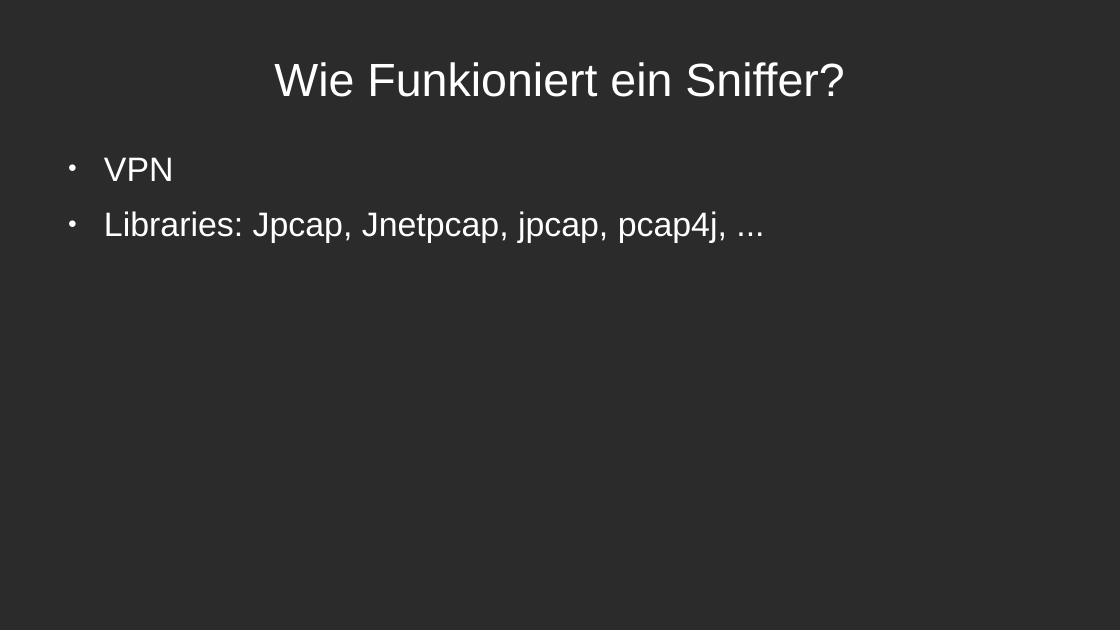
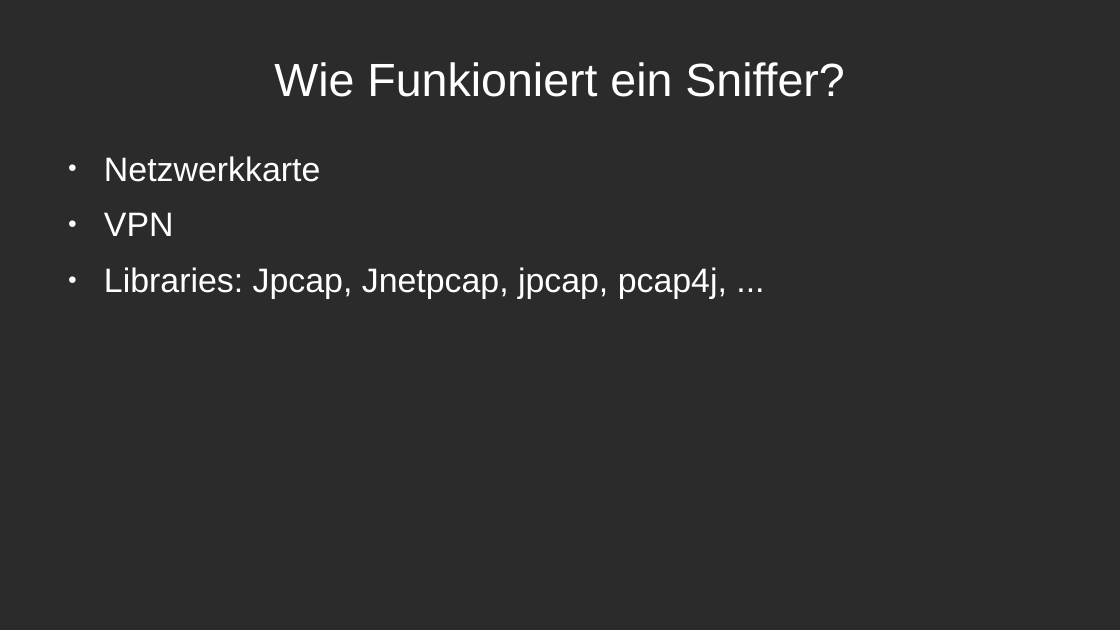
Before and after one commit to grigorypavlov/networkSniffer, a slide deck: slide 5 of presentation.odp. Drawn at 1120x630 pixels with LibreOffice and Linux fonts; fonts in the diff are those of the drawing; background and template pictures are left out; a plain dark background stands for a picture behind light text. Boxes give left, top, right and bottom in pixels: in the first picture for what was removed or moved away, otherwise in the second. Text is boxed around its words. In the diff, an @@ line names an element or a change of style, - is before the commit and + after.

Commit message:
Worked on presentation

```diff
--- a/presentation.odp
+++ b/presentation.odp
@@ text at [104, 156, 320, 182]: paragraph added @@
+● Netzwerkkarte
```
